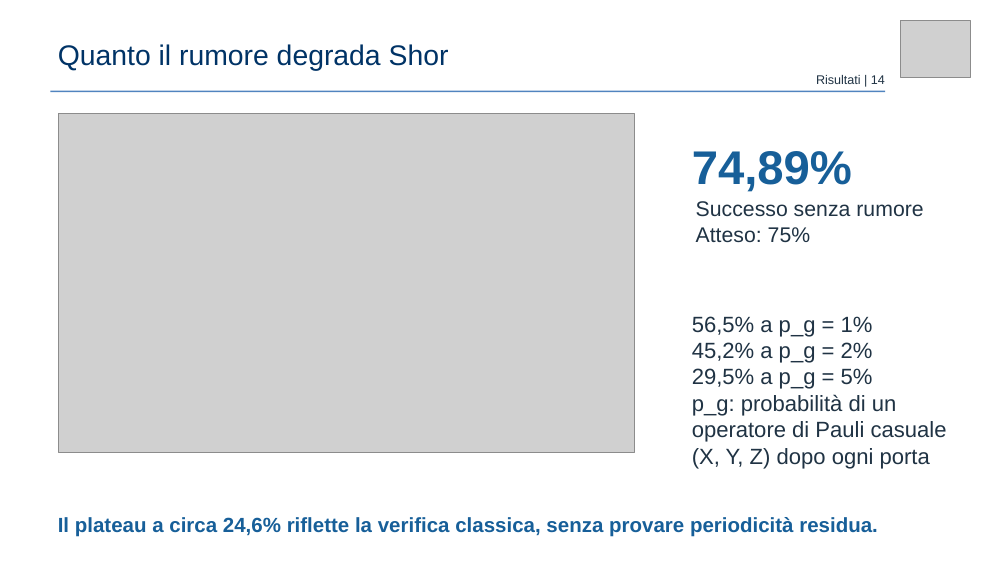
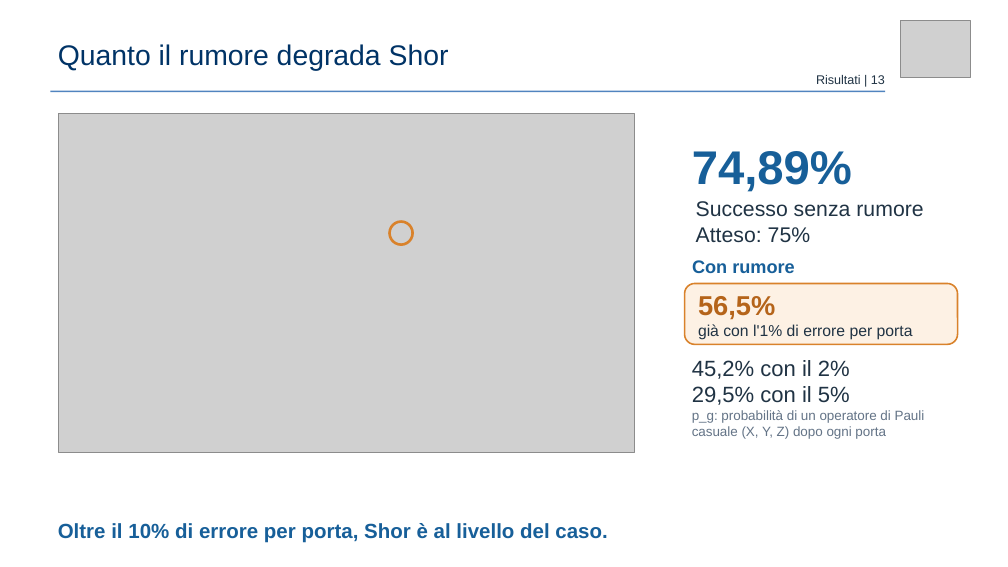
Before and after one commit to claudio-dragotta/shor-nisq-qec-thesis, a slide deck: slide 13 of presentazione/pptx prova/Dragotta Claudio.pptx (slide 14 before the commit). Drawn at 1008x567 pixels with LibreOffice and Linux fonts; fonts in the diff are those of the drawing; grey boxes stand for pictures. Boxes give left, top, right and bottom in pixels: in the first picture for what was removed or moved away, otherwise in the second. Text is boxed around its words. In the diff, an @@ line names an element or a change of style, - is before the commit and + after.

```diff
--- a/presentazione/pptx prova/Dragotta Claudio.pptx
+++ b/presentazione/pptx prova/Dragotta Claudio.pptx
@@ text at <box>816,75,885,84</box>: text changed @@
-Risultati | 14
+Risultati | 13
@@ ellipse added at <box>389,222,413,245</box>, outline #D9822B 2.5 pt @@
@@ text added at <box>692,260,794,273</box>, 17.2 pt, text #175F99, bold @@
+Con rumore
@@ rounded rectangle added at <box>685,284,958,345</box>, fill #FDF1E4, outline #D9822B 1.5 pt, 15 pt, text #203344 @@
+56,5%
+già con l'1% di errore per porta
@@ text "45,2% con il 2%": place and size @@
-text "45,2% con il 2%" at <box>692,316,947,469</box>
+text "45,2% con il 2%" at <box>692,360,925,439</box>
@@ text at <box>692,360,850,405</box>: text changed @@
-56,5% a p_g = 1%
-45,2% a p_g = 2%
-29,5% a p_g = 5%
+45,2% con il 2%
+29,5% con il 5%
@@ text at <box>692,410,925,439</box>: size 21 to 12.8 pt, text colour #203344 to #647487 in "p_g: probabilità di un operatore di Pauli ..." @@
@@ text at <box>58,523,607,543</box>: text changed @@
-Il plateau a circa 24,6% riflette la verifica classica, senza provare periodicità residua.
+Oltre il 10% di errore per porta, Shor è al livello del caso.
```
Also in this commit, not shown: 16 other slides changed, 1 slide added, 1 slide removed, 5 other files.
